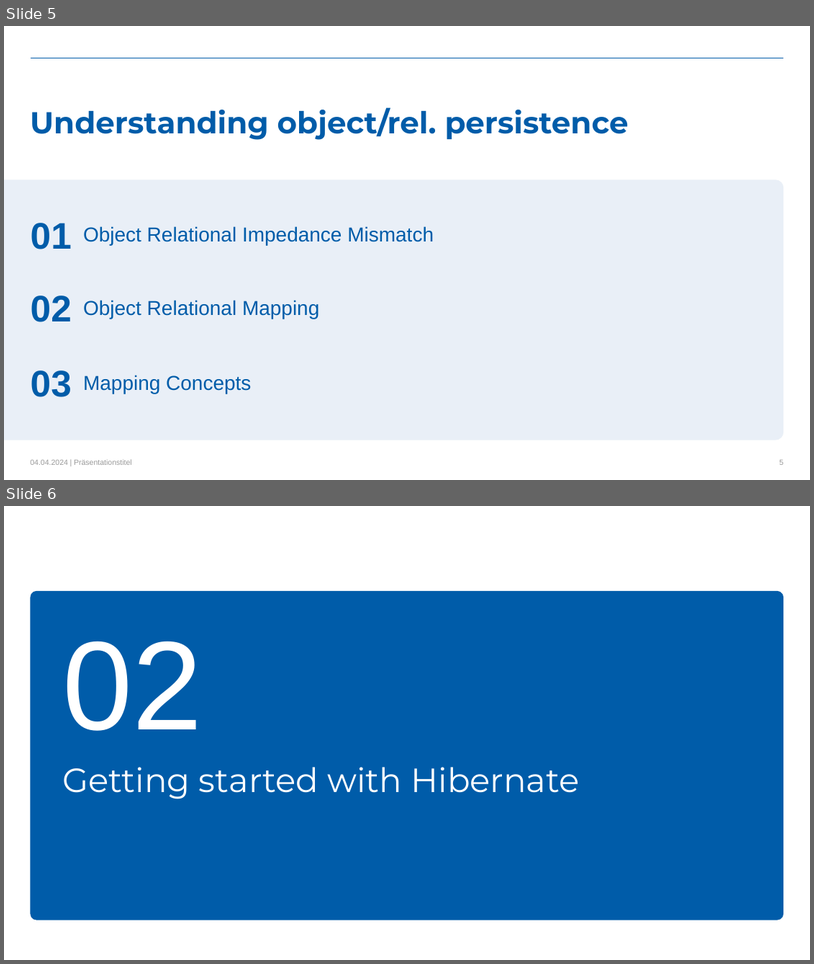
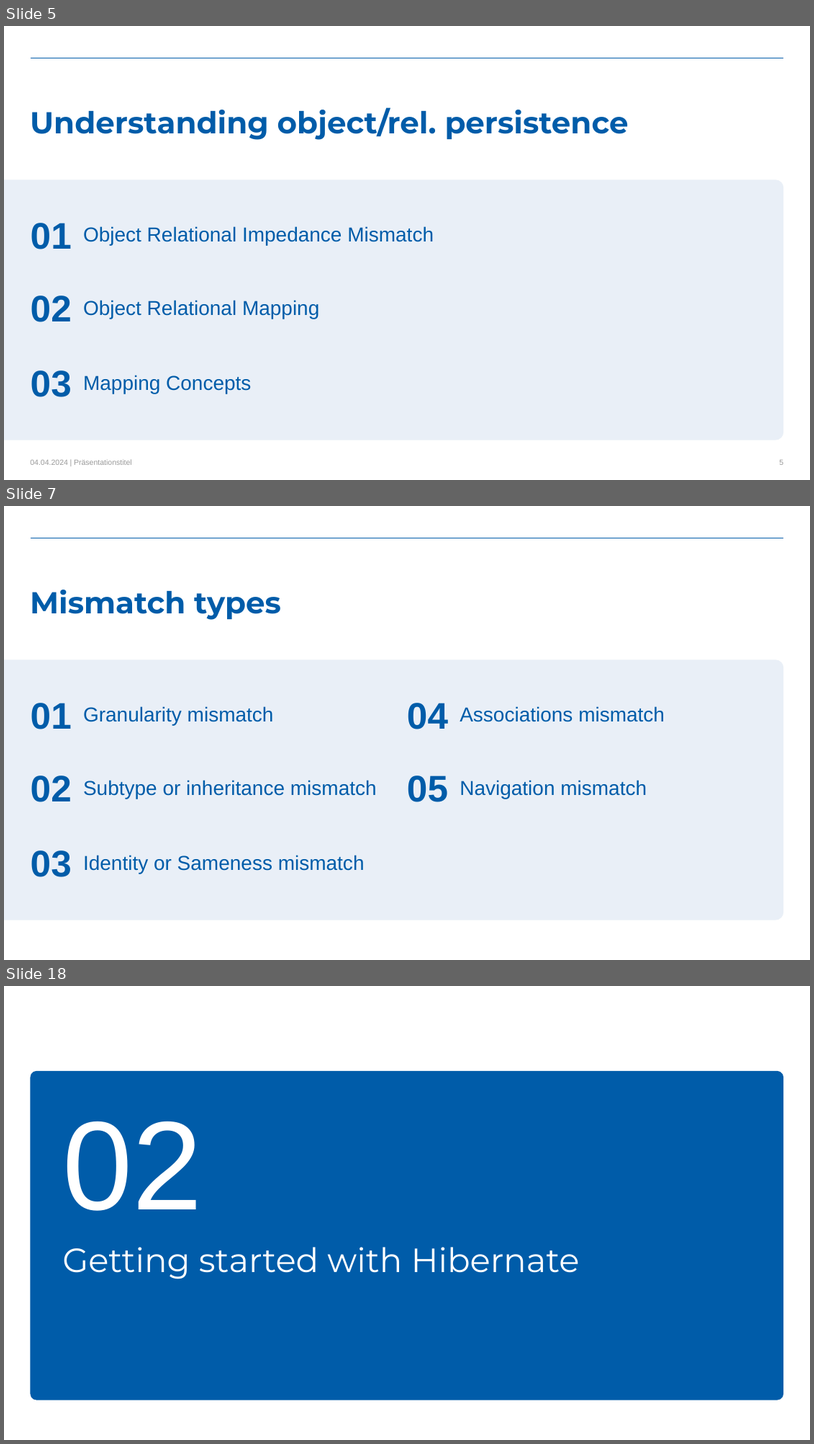
Before and after one commit to kovacivo/hibernate_basics, a slide deck: Hibernate_training-level_basic.pptx. Shown one above the other, each under a label of ours: slides 5 and 6 before the commit, slides 5, 7 and 18 after it; the slides between them are not shown. The pictures are 814x964 and 814x1444 pixels, drawn with LibreOffice and Linux fonts; fonts in the diff are those of the drawing; background and template pictures are left out. Boxes give left, top, right and bottom in pixels: in the first picture for what was removed or moved away, otherwise in the second. Text is boxed around its words. In the diff, an @@ line names an element or a change of style, - is before the commit and + after.

```diff
--- a/Hibernate_training-level_basic.pptx
+++ b/Hibernate_training-level_basic.pptx
@@ slide 7 added at box(4, 506, 810, 960), background #FFFFFF; not listed: 2 template elements that a slide beside it also shows @@
@@ title added at box(30, 590, 281, 620), 36 pt, text #005CA9, bold @@
+Mismatch types
@@ text added at box(31, 703, 72, 729), 44 pt, text #005CA9, bold @@
+01
@@ text added at box(83, 706, 274, 726), 24 pt, text #005CA9 @@
+Granularity mismatch
@@ text added at box(407, 703, 448, 729), 44 pt, text #005CA9, bold @@
+04
@@ text added at box(460, 706, 665, 722), 24 pt, text #005CA9 @@
+Associations mismatch
@@ text added at box(31, 775, 72, 802), 44 pt, text #005CA9, bold @@
+02
@@ text added at box(83, 780, 377, 798), 24 pt, text #005CA9 @@
+Subtype or inheritance mismatch
@@ text added at box(407, 775, 448, 802), 44 pt, text #005CA9, bold @@
+05
@@ text added at box(460, 780, 647, 798), 24 pt, text #005CA9 @@
+Navigation mismatch
@@ text added at box(31, 850, 72, 877), 44 pt, text #005CA9, bold @@
+03
@@ text added at box(83, 854, 365, 873), 24 pt, text #005CA9 @@
+Identity or Sameness mismatch
@@ what was slide 6 is now slide 18 @@
```
Also in this commit, not shown: 2 slides changed, 24 other slides added.
